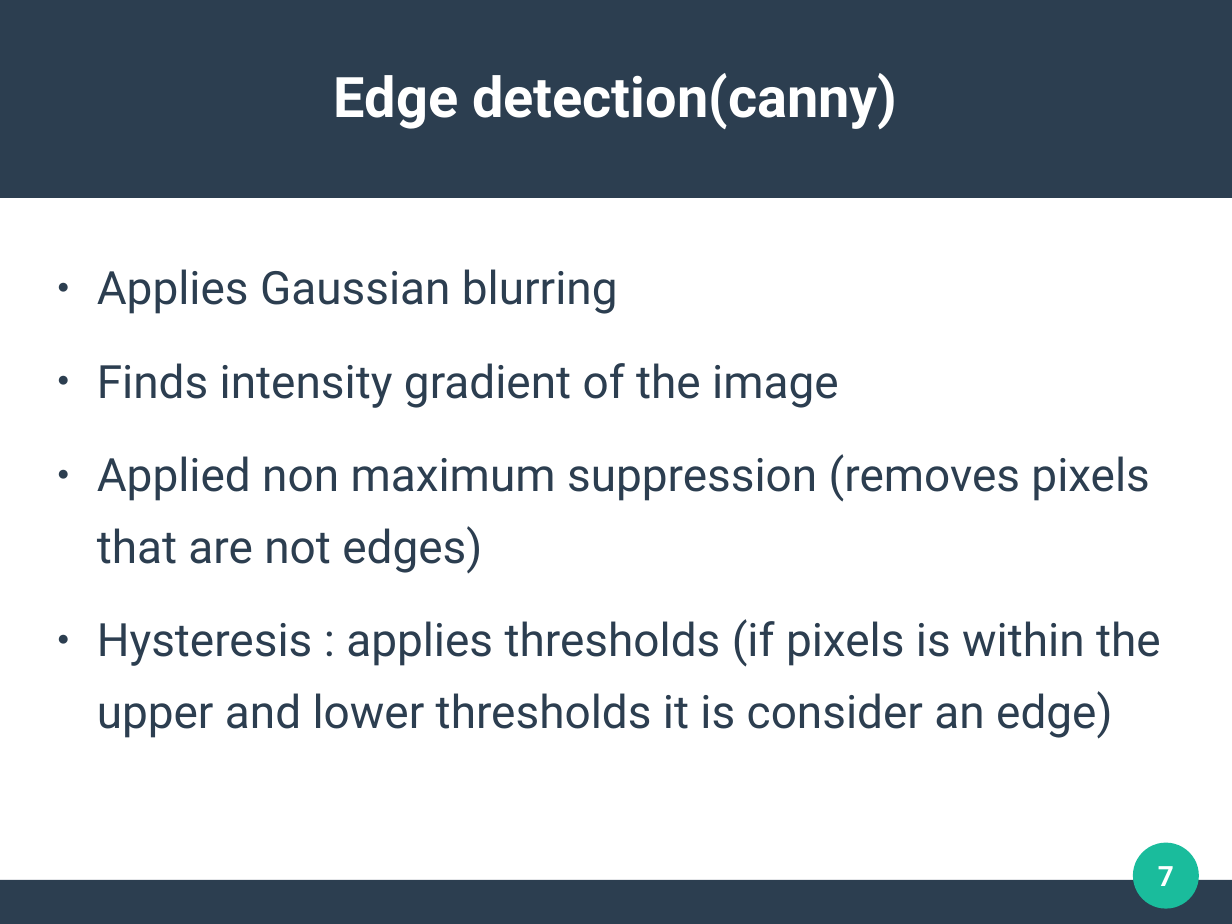
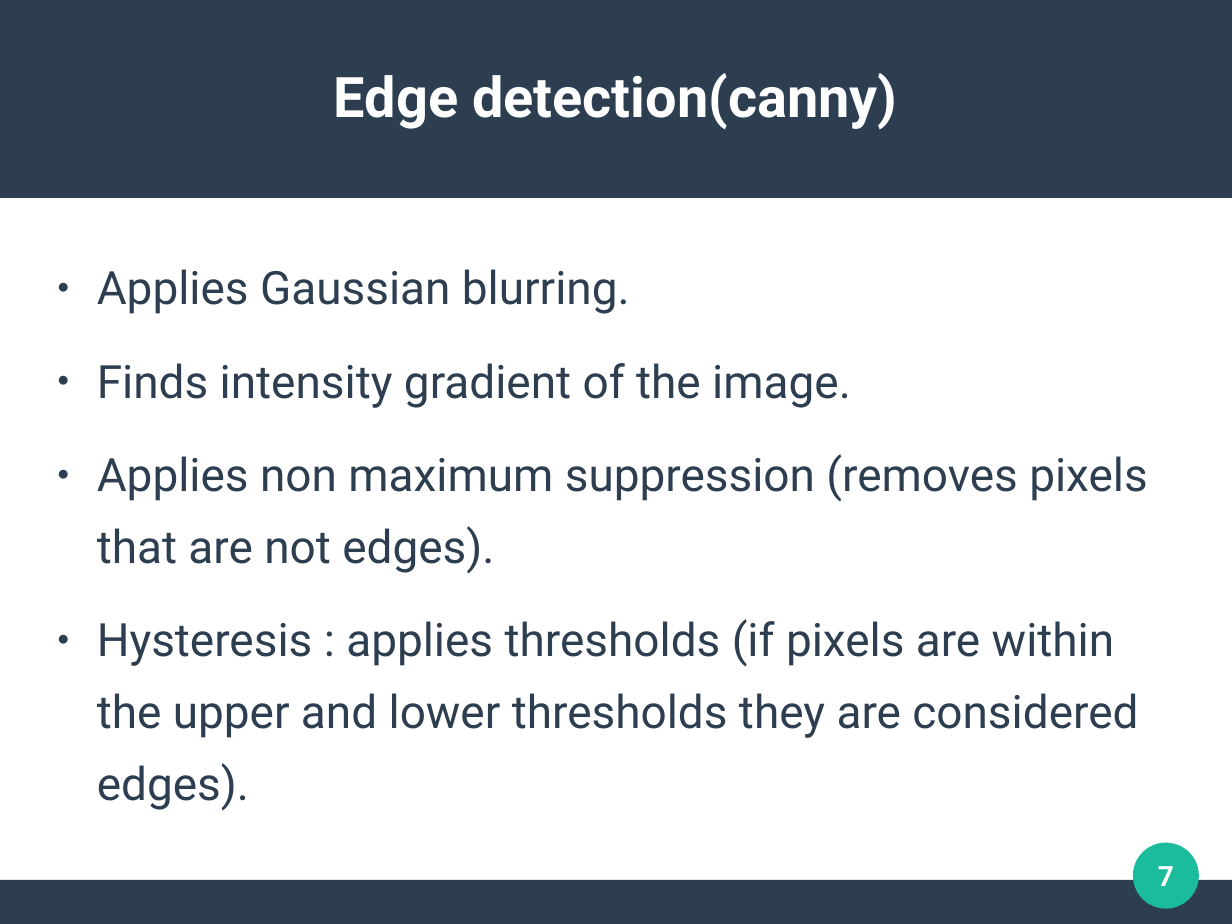
Before and after one commit to ACUTeaching/CSC414, a slide deck: slide 7 of lab2 (opencv)/opencv.odp. Drawn at 1232x924 pixels with LibreOffice and Linux fonts; fonts in the diff are those of the drawing. Boxes give left, top, right and bottom in pixels: in the first picture for what was removed or moved away, otherwise in the second. Text is boxed around its words. In the diff, an @@ line names an element or a change of style, - is before the commit and + after.

```diff
--- a/lab2 (opencv)/opencv.odp
+++ b/lab2 (opencv)/opencv.odp
@@ text at bbox=[97, 269, 1147, 811]: text changed @@
-● Applies Gaussian blurring
-● Finds intensity gradient of the image
-● Applied non maximum suppression (removes pixels that are not edges)
-● Hysteresis : applies thresholds (if pixels is within the upper and lower thresholds it is consider an edge)
+● Applies Gaussian blurring.
+● Finds intensity gradient of the image.
+● Applies non maximum suppression (removes pixels that are not edges).
+● Hysteresis : applies thresholds (if pixels are within the upper and lower thresholds they are considered edges).
```
Also in this commit, not shown: 1 other slide changed, 1 other file.
